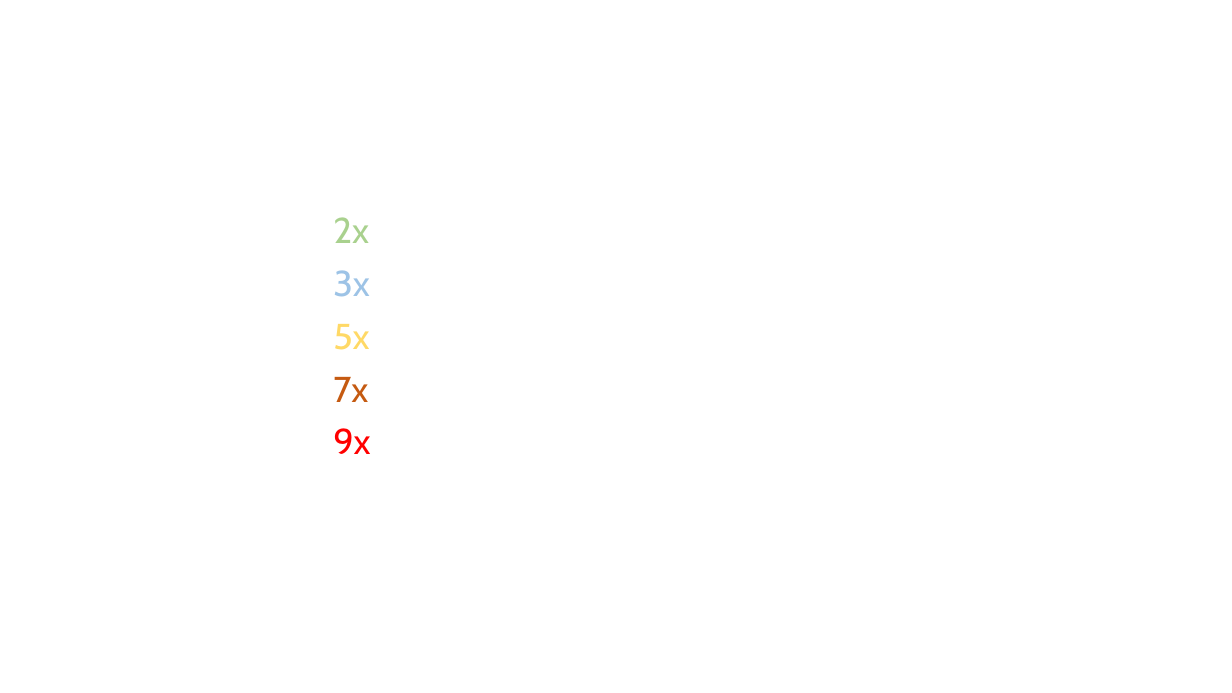
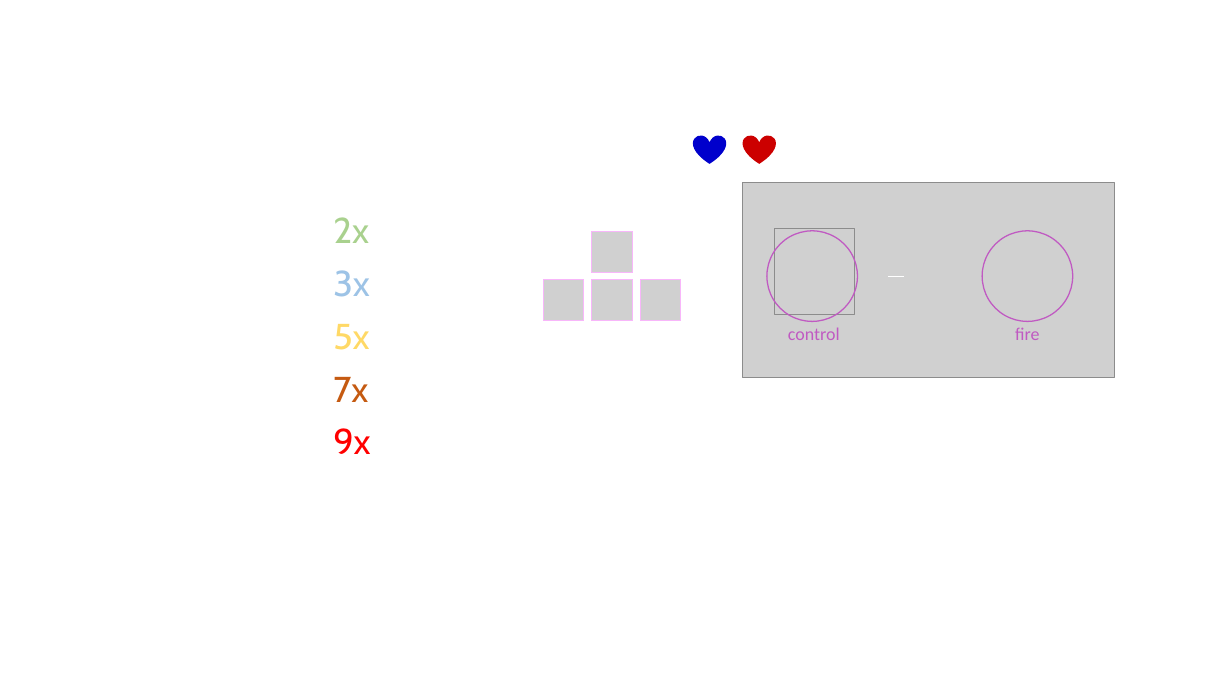
Before and after one commit to drozzzdyan/star-shooter-phaser, a slide deck: slide 1 of textures_original/source/xBonus.pptx. Drawn at 1232x693 pixels with LibreOffice and Linux fonts; fonts in the diff are those of the drawing; grey boxes stand for pictures. Boxes give left, top, right and bottom in pixels: in the first picture for what was removed or moved away, otherwise in the second. Text is boxed around its words. In the diff, an @@ line names an element or a change of style, - is before the commit and + after.

Commit message:
bonus upd

```diff
--- a/textures_original/source/xBonus.pptx
+++ b/textures_original/source/xBonus.pptx
@@ heart added at (x1=693, y1=135, x2=726, y2=164), fill #0000CC @@
@@ heart added at (x1=743, y1=135, x2=776, y2=164), fill #CC0000 @@
@@ group added at (x1=543, y1=232, x2=681, y2=321): 4 pictures @@
@@ group added at (x1=743, y1=183, x2=1115, y2=377): 2 pictures, 2 ellipses, 2 texts, 1 line @@
+control
+fire
```
